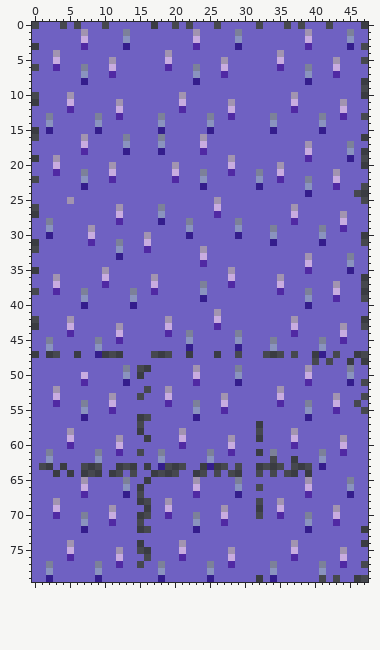
Two versions of one sprite sheet, environment/tiles/walkpath1.png. Above: the version before the commit.
The file is 48x80 pixels.
After:
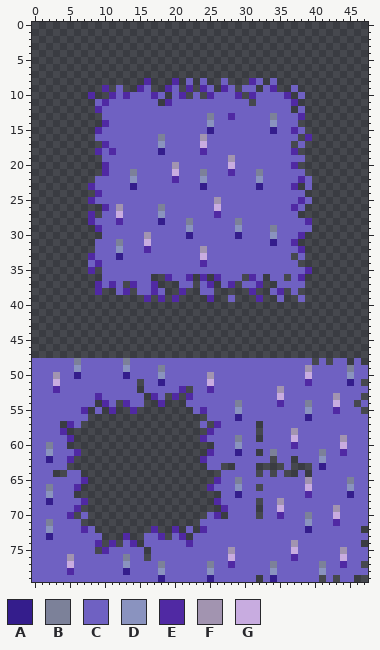
Palette (. is transparent): A #341d8c  B #7c8199  C #6f61c2  D #8a93bf  E #5029a3  F #a294b0  G #c8ace0
Commit message: Map design and new tile style
The edit:
y 0: x 1..3 CCC -> ...; x 5 C -> .; x 7..9 CCC -> ...; x 11..16 CCCCCC -> ......; x 18..19 CC -> ..; x 21 C -> .; x 23..25 CCC -> ...; x 27..31 CCCCC -> .....; x 33..35 CCC -> ...; x 37 C -> .; x 39..41 CCC -> ...; x 43..46 CCCC -> ....
y 1: x 0..47 CCCCCCCFCCCCCBCCCCCCCCCFCCCCCBCCCCCCCCCFCCCCCBCC -> ................................................
y 2: x 0..47 CCCCCCCGCCCCCDCCCCCCCCCGCCCCCDCCCCCCCCCGCCCCCDCC -> ................................................
y 3: x 1..46 CCCCCCECCCCCACCCCCCCCCECCCCCACCCCCCCCCECCCCCAC -> ..............................................
y 4: x 0..47 CCCFCCCCCCCCCCCCCCCFCCCCCCCCCCCCCCCFCCCCCCCCCCCC -> ................................................
y 5: x 0..46 CCCGCCCCCCCFCCCCCCCGCCCCCCCFCCCCCCCGCCCCCCCFCCC -> ...............................................
y 6: x 1..47 CCECCCBCCCGCCCCCCCECCCBCCCGCCCCCCCECCCBCCCGCCCC -> ...............................................
y 7: x 0..47 CCCCCCCDCCCECCCCCCCCCCCDCCCECCCCCCCCCCCDCCCECCCC -> ................................................
y 8: x 0..21 CCCCCCCACCCCCCCCCCCCCC -> ................E...E.; x 23 A -> .; x 25..26 CC -> ..; x 28..31 CCCC -> ...E; x 33 C -> .; x 35..46 CCCCACCCCCCC -> ............
y 9: x 0..11 CCCCCCCCCCCC -> ..........E.; x 13..15 CCC -> ..E; x 17..19 CCC -> ..E; x 21..24 CCCC -> .E.E; x 26..27 CC -> .E; x 29 C -> .; x 32 C -> .; x 34..36 CCC -> E..; x 38..46 CCCCCCCCC -> .........
y 10: x 1..11 CCCCFCCCCCC -> .......E..E; x 13 C -> E; x 17 C -> E; x 19 C -> .; x 21..22 FC -> E.; x 24..25 CC -> .E; x 29..31 CCC -> E.E; x 36..37 CF -> E.; x 39..46 CCCCCCCC -> ........
y 11: x 1..8 CCCCGCCC -> ........; x 10 C -> E; x 12 F -> C; x 18..19 CC -> .E; x 21 G -> C; x 28 F -> C; x 31 C -> .; x 37..47 GCCCCCCFCCC -> E..........
y 12: x 0..9 CCCCCECCCC -> .........E; x 12 G -> C; x 21 E -> C; x 28 G -> C; x 37 E -> .; x 39..47 CCCCCGCCC -> .........
y 13: x 0..9 CCBCCCCCCB -> ..........; x 12 E -> C; x 18 B -> C; x 38..46 CCCBCCECC -> E........
y 14: x 0..10 CCDCCCCCCDC -> ..........E; x 18 D -> C; x 38..47 CCCDCCCCCC -> ..........
y 15: x 1..9 CACCCCCCA -> ........E; x 18 A -> C; x 37 C -> E; x 39..47 CCACCCCCC -> .........
y 16: x 1..8 CCCCCCFC -> ........; x 13 B -> C; x 38..46 CCCCCCCCC -> .E.......
y 17: x 0..10 CCCCCCCGCCC -> ..........E; x 13 D -> C; x 37 C -> .; x 39..47 FCCCCCBCC -> .........
y 18: x 0..9 CCCCCCCECC -> .........E; x 11 C -> E; x 13 A -> C; x 37..46 CCGCCCCCDC -> E.........
y 19: x 1..9 CCFCCCCCC -> .........; x 39..46 ECCCCCAC -> ........
y 20: x 0..11 CCCGCCCCCCCF -> ..........EC; x 35 F -> C; x 37..46 CCCCCCCCCC -> E.........
y 21: x 0..11 CCCECCCBCCCG -> ..........EC; x 14 C -> B; x 35 G -> C; x 39..47 CCCCFCCCC -> .........
y 22: x 1..8 CCCCCCDC -> ........; x 11 E -> C; x 14 C -> D; x 35 E -> C; x 38..47 CBCCCGCCCC -> EC........
y 23: x 0..8 CCCCCCCAC -> ........E; x 14 C -> A; x 37..46 CCDCCCECCC -> E.C.......
y 24: x 0..9 CCCCCCCCCC -> .........E; x 39..45 ACCCCCC -> .......
y 25: x 0..8 CCCCCFCCC -> ........E; x 38 C -> E; x 40..46 CCCCCCC -> .......
y 26: x 1..10 CCCCCCCCCC -> .........E; x 37 F -> E; x 39..47 CCCCCCCCC -> .........
y 27: x 1..9 CCCCCCCCC -> .......E.; x 37..47 GCCCCCCFCCC -> C..........
y 28: x 0..8 CCBCCCCCC -> ........E; x 37 E -> C; x 39..47 CCCCCGCCC -> E........
y 29: x 0..9 CCDCCCCCFC -> .........E; x 40..47 CBCCECCC -> ........
y 30: x 0..9 CCACCCCCGC -> ..........; x 38..46 CCCDCCCCC -> E........
y 31: x 1..8 CCCCCCCE -> ........; x 37..46 CCCCACCCCC -> E.........
y 32: x 1..8 CCCCCCCC -> ........; x 38..47 CCCCCCCCCC -> E.........
y 33: x 0..8 CCCCCCCCC -> ........E; x 37 C -> .; x 39..47 FCCCCCBCC -> .........
y 34: x 0..7 CCCCCCCC -> ........; x 9 C -> E; x 38..47 CGCCCCCDCC -> ..........
y 35: x 1..10 CCCCCCCCCF -> .......E.C; x 28 F -> C; x 40..47 CCCCCACC -> ........
y 36: x 0..10 CCCFCCCCCCG -> ..........C; x 17..19 FCC -> ..E; x 22..26 CCCCC -> E.E.E; x 28 G -> C; x 30..31 CC -> .E; x 33 C -> .; x 35..36 FC -> C.; x 38..46 CCCCCCCCC -> E........
y 37: x 0..11 CCCGCCCCCCEC -> .........ECE; x 13..14 CC -> .E; x 17..20 GCCC -> E...; x 23..26 CBCC -> .CE.; x 29 C -> .; x 32..35 CCCG -> E..C; x 39..46 CCCCFCCC -> ........
y 38: x 1..11 CCECCCBCCCC -> ........E..; x 13..14 CB -> E.; x 19..24 CCCCCD -> ..E..C; x 26..33 CCCCCCCC -> .....E..; x 36 C -> .; x 38..46 CBCCCGCCC -> .........
y 39: x 0..27 CCCCCCCDCCCCCCDCCCCCCCCCACCC -> ................E.E.E....E..; x 29..34 CCCCCC -> ...E..; x 36..37 CC -> ..; x 39..46 DCCCECCC -> ........
y 40: x 0..47 CCCCCCCACCCCCCACCCCCCCCCCCCCCCCCCCCCCCCACCCCCCCC -> ................................................
y 41: x 0..47 CCCCCCCCCCCCCCCCCCCCCCCCCCFCCCCCCCCCCCCCCCCCCCCC -> ................................................
y 42: x 1..46 CCCCFCCCCCCCCCCCCCFCCCCCCGCCCCCCCCCCFCCCCCCCCC -> ..............................................
y 43: x 1..46 CCCCGCCCCCCFCCCCCCGCCCCCCECCCCCCCCCCGCCCCCCFCC -> ..............................................
y 44: x 0..47 CCCCCECCCCCCGCCCCCCECCBCCCCCCBCCCCCCCECCCCCCGCCC -> ................................................
y 45: x 0..47 CCBCCCCCCBCCECCCCCCCCCDCCCCCCDCCCCBCCCCCCBCCECCC -> ................................................
y 46: x 0..47 CCDCCCCCCDCCCCCCCCCCCCACCCCCCACCCCDCCCCCCDCCCCCC -> ................................................
y 47: x 1 C -> .; x 4..5 CC -> ..; x 7..9 CCA -> ...; x 13..16 CCCC -> ....; x 20..21 CC -> ..; x 23..25 CCC -> ...; x 27..28 CC -> ..; x 30..32 CCC -> ...; x 36 C -> .; x 38..39 CC -> ..; x 41..42 AC -> ..; x 44..45 CC -> ..
y 48: x 6 C -> B; x 13 C -> B
y 49: x 6 C -> D; x 13 B -> D; x 15..16 .. -> CC; x 18 C -> B; x 23 F -> C; x 29 B -> C
y 50: x 3 C -> F; x 6..7 CG -> AC; x 13 D -> A; x 15 . -> C; x 18 C -> D; x 23 G -> C; x 25 C -> F; x 29 D -> C
y 51: x 3 C -> G; x 7 E -> C; x 13 A -> C; x 15 C -> .; x 18 C -> A; x 23 E -> C; x 25 C -> G; x 29 A -> C
y 52: x 3 F -> E; x 15..16 C. -> .C; x 19 F -> C; x 21..22 CC -> E.; x 25 C -> E
y 53: x 3 G -> C; x 9 C -> E; x 11 F -> C; x 15..17 .CC -> C.E; x 19..22 GCCC -> .E.E; x 27 F -> C
y 54: x 3 E -> C; x 7 B -> C; x 9..13 CCGCC -> .EC.E; x 16..21 CCCECC -> ..E...; x 23 B -> C; x 27 G -> C; x 29 C -> B
y 55: x 7..8 DC -> E.; x 10 C -> .; x 12..24 CCCCCCCCCCCDC -> ..E........CE; x 27 E -> C; x 29 C -> D
y 56: x 7..14 ACCCCCCC -> C.......; x 17..24 CCCCCCAC -> ........; x 29 C -> A
y 57: x 4..5 CC -> .E; x 7..14 CCCCCCCC -> ........; x 16..23 CCCCCCCC -> ........; x 25..26 CC -> .E
y 58: x 4..14 CFCCCCCCCCC -> E..........; x 16..25 CCCCCFCCCC -> .........E
y 59: x 5..15 GCCCCCCFCCC -> E..........; x 17..24 CCCCGCCC -> .......E; x 28..29 FC -> CB
y 60: x 2 C -> B; x 5..25 ECCCCCCGCCCCCCCCECCCC -> .....................; x 28..29 GC -> CD
y 61: x 2 B -> D; x 6..14 CCCBCCECC -> E........; x 16..25 CCBCCCCCCB -> .........E; x 28..29 EC -> CA
y 62: x 2 D -> A; x 5..25 CCCCDCCCCCCCCDCCCCCCD -> E..................EC
y 63: x 1..2 .. -> CC; x 4..6 .CC -> C..; x 10..11 CC -> ..; x 15 C -> .; x 17..18 CA -> ..; x 22..23 CC -> ..; x 25..26 A. -> CC; x 28..29 C. -> .C
y 64: x 4..5 C. -> .C; x 10 C -> .; x 13 C -> .; x 15..16 CC -> ..; x 21..22 CC -> ..; x 25 C -> .; x 28..29 .. -> CC
y 65: x 7..15 FCCCCCBCC -> E........; x 17..26 CCCCCCFCCC -> .........E
y 66: x 2 C -> B; x 6..14 CGCCCCCDC -> E........; x 16..25 CCCCCCCGCC -> .........E
y 67: x 2 C -> D; x 6..14 CECCCCCAC -> .........; x 16..26 CCCCCCCECCC -> ...........
y 68: x 2..3 CF -> AC; x 7..14 CCCCCCCC -> E.......; x 17..26 CCFCCCCCCC -> .........E
y 69: x 3 G -> C; x 6..15 CCCCCFCCCC -> E.........; x 17..27 CCGCCCCCCCF -> ..........E
y 70: x 3 E -> C; x 5..14 CCBCCCGCCC -> E.C.......; x 17..24 CCECCCBC -> ........; x 26..27 CG -> E.
y 71: x 2 C -> B; x 7..14 DCCCECCC -> ........; x 16..23 CCCCCCCD -> ........; x 27 E -> C
y 72: x 2 C -> D; x 7 A -> E; x 9..14 CCCCCC -> ......; x 17..21 CCCCC -> E..E.; x 23..24 AC -> .E
y 73: x 2 C -> A; x 10..15 CCCCCC -> ...E..; x 18..19 CC -> E.; x 21..22 CC -> E.
y 74: x 5 F -> C; x 9..12 CCCC -> E.E.; x 14 C -> E; x 21..22 FC -> CE
y 75: x 5 G -> C; x 9..10 CC -> .E; x 12 F -> C; x 15 . -> C; x 21 G -> C
y 76: x 5 E -> F; x 12..13 GC -> CB; x 21 E -> C
y 77: x 2 B -> C; x 5 C -> G; x 9 B -> C; x 12..13 EC -> CD; x 15 . -> C
y 78: x 2 D -> C; x 5 C -> E; x 9 D -> C; x 13 C -> A
y 79: x 2 A -> C; x 9 A -> C
Boxes around the changes in both pictures, in picture pixels (x1, y1, x2, y2):
changed: (32, 22, 368, 582)
